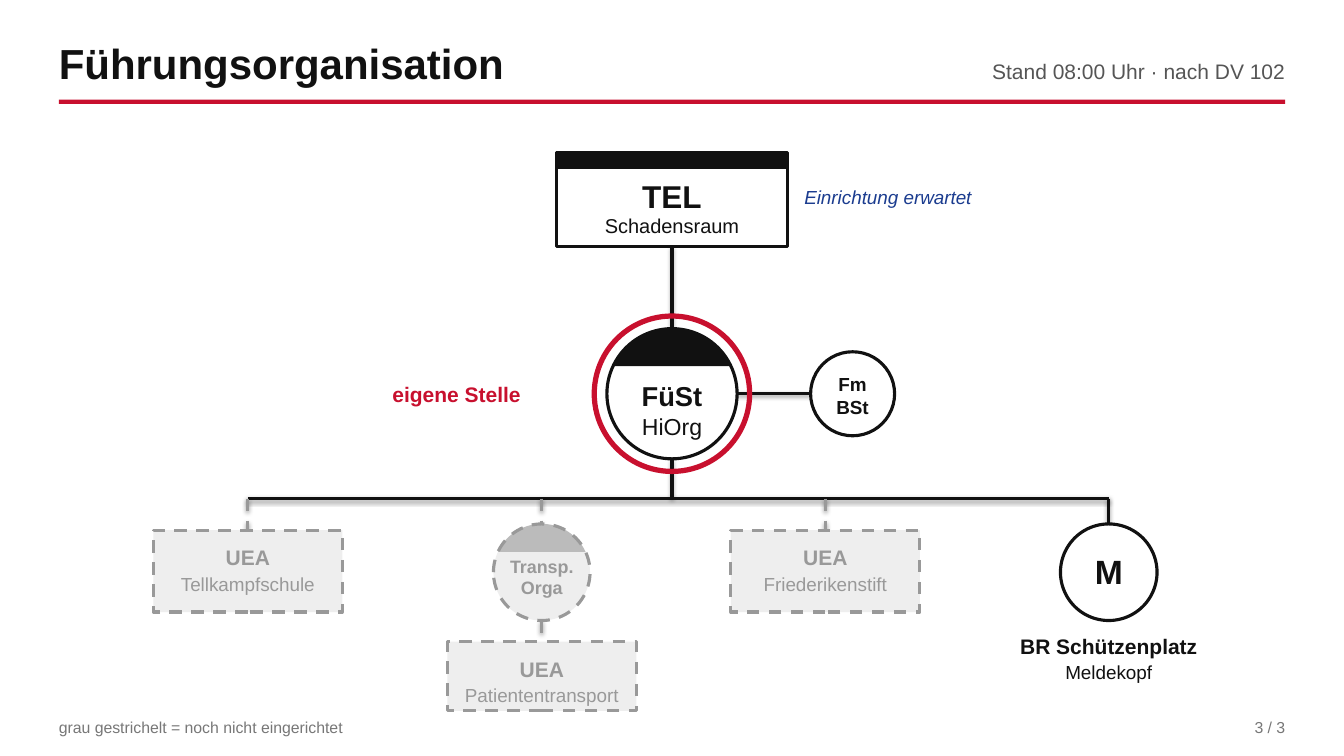
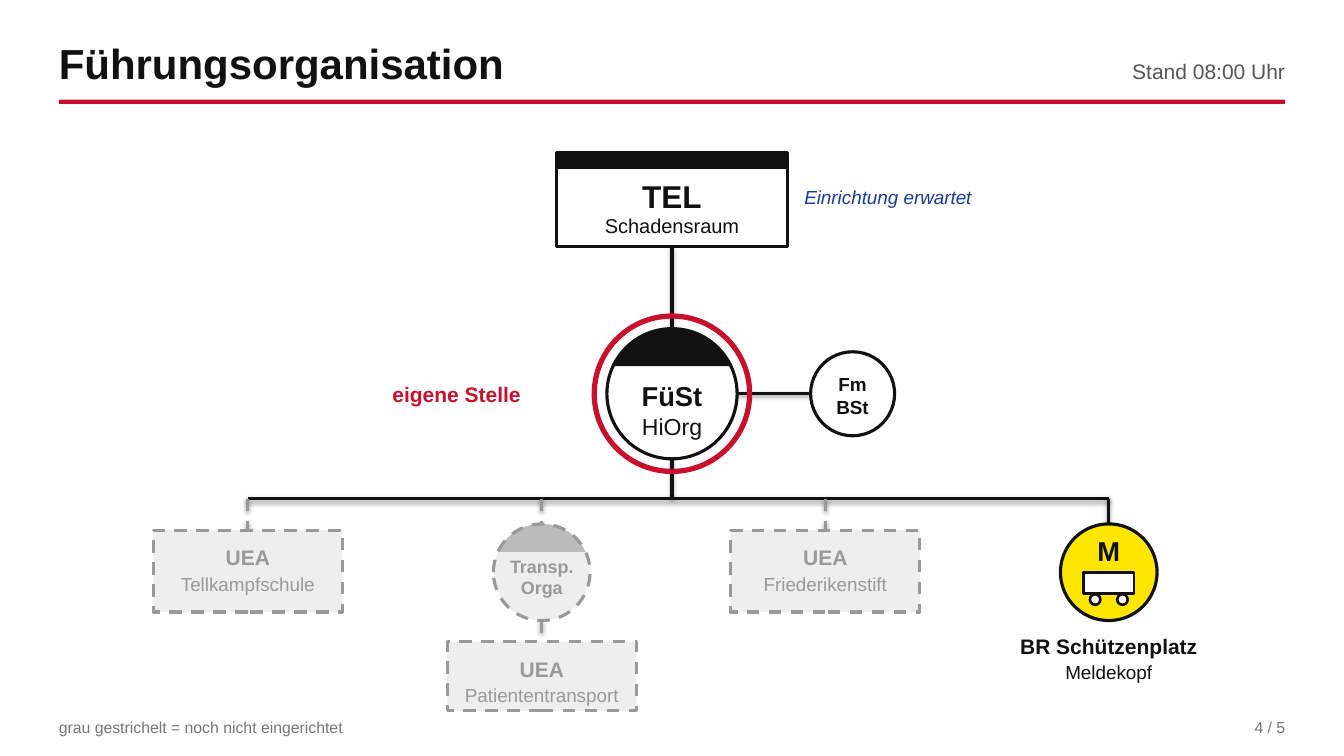
Before and after one commit to laenan8466/civil_protection_communicaton_training, a slide deck: slide 4 of lagevortrag/2026-11-07_0800_Lagevortrag_FueSt_HiOrg.pptx (slide 3 before the commit). Drawn at 1344x756 pixels with LibreOffice and Linux fonts; fonts in the diff are those of the drawing. Boxes give left, top, right and bottom in pixels: in the first picture for what was removed or moved away, otherwise in the second. Text is boxed around its words. In the diff, an @@ line names an element or a change of style, - is before the commit and + after.

```diff
--- a/lagevortrag/2026-11-07_0800_Lagevortrag_FueSt_HiOrg.pptx
+++ b/lagevortrag/2026-11-07_0800_Lagevortrag_FueSt_HiOrg.pptx
@@ text at [1132, 64, 1285, 79]: text changed @@
-Stand 08:00 Uhr · nach DV 102
+Stand 08:00 Uhr
@@ ellipse at [1061, 524, 1157, 621]: fill #FFFFFF to #FFE600 @@
@@ text "M": place and size @@
-text "M" at [1095, 561, 1123, 584]
+text "M" at [1097, 542, 1120, 561]
@@ text "M" at [1097, 542, 1120, 561]: size 24 to 19.5 pt @@
@@ rectangle added at [1084, 573, 1134, 594], fill #FFFFFF, outline #111111 1.87 pt @@
@@ ellipse added at [1090, 595, 1100, 605], fill #FFFFFF, outline #111111 1.87 pt @@
@@ ellipse added at [1117, 595, 1127, 605], fill #FFFFFF, outline #111111 1.87 pt @@
@@ text at [1255, 722, 1285, 733]: text changed @@
-3 / 3
+4 / 5
```
Also in this commit, not shown: 2 other slides changed, 2 slides added, 3 other files.
